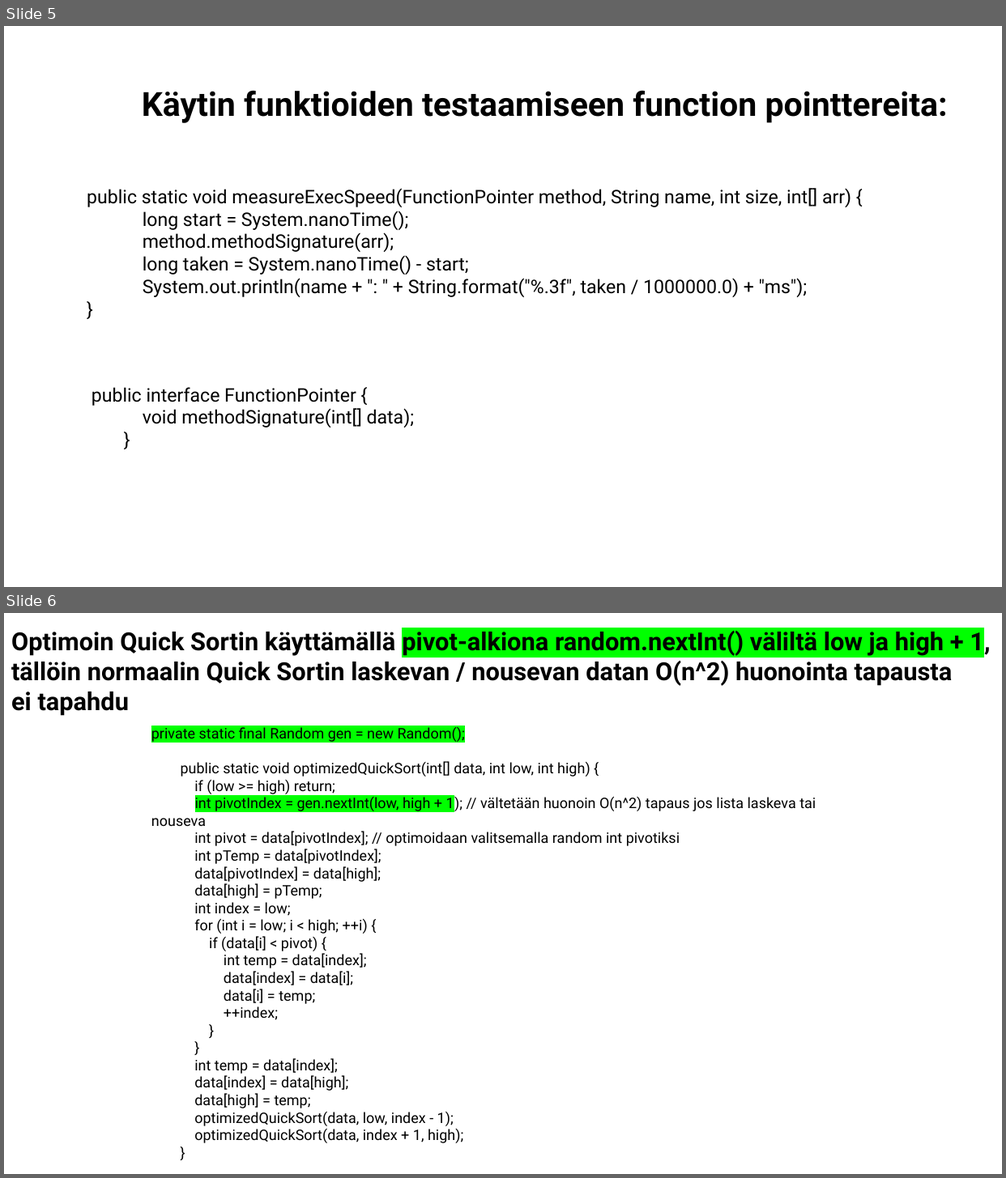
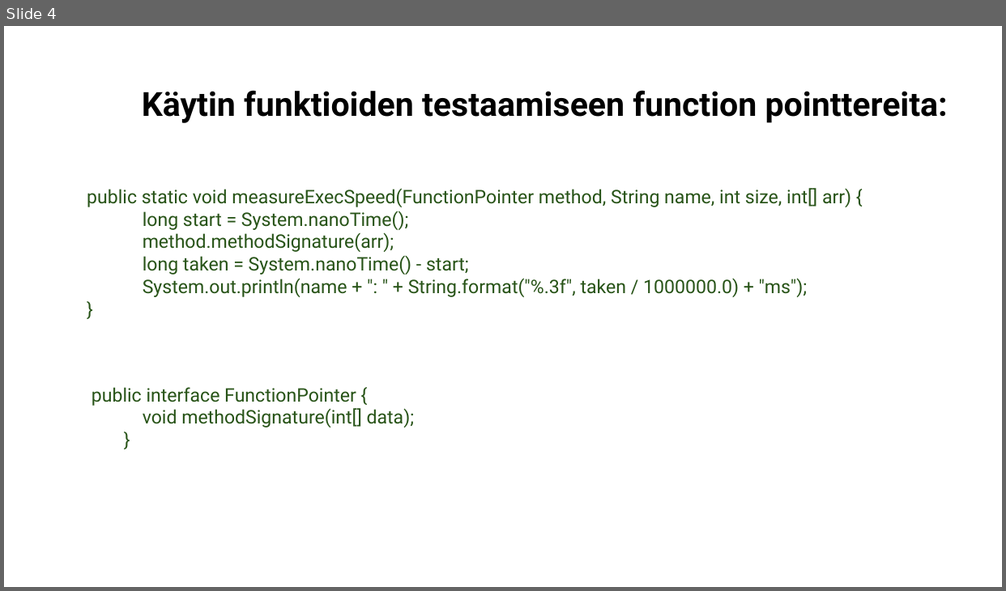
Before and after one commit to KeskinenNiilo/SortAlgorithmsJava, a slide deck: dokumentointi.pptx. Shown one above the other, each under a label of ours: slides 5 and 6 before the commit, slide 4 after it. The pictures are 1006x1178 and 1006x591 pixels, drawn with LibreOffice and Linux fonts; fonts in the diff are those of the drawing. Boxes give left, top, right and bottom in pixels: in the first picture for what was removed or moved away, otherwise in the second. Text is boxed around its words. In the diff, an @@ line names an element or a change of style, - is before the commit and + after.

Commit message:
fixed quicksort

```diff
--- a/dokumentointi.pptx
+++ b/dokumentointi.pptx
@@ slide 6 removed at [4, 613, 1002, 1174], background #FFFFFF @@
@@ text removed at [11, 628, 990, 716] @@
-Optimoin Quick Sortin käyttämällä pivot-alkiona random.nextInt() väliltä low ja high + 1,
-tällöin normaalin Quick Sortin laskevan / nousevan datan O(n^2) huonointa tapausta
-ei tapahdu
@@ text removed at [151, 727, 816, 1144] @@
-private static final Random gen = new Random();
-public static void optimizedQuickSort(int[] data, int low, int high) {
-if (low >= high) return;
-int pivotIndex = gen.nextInt(low, high + 1); // vältetään huonoin O(n^2) tapaus jos lista laskeva tai nouseva
-int pivot = data[pivotIndex]; // optimoidaan valitsemalla random int pivotiksi
-int pTemp = data[pivotIndex];
-data[pivotIndex] = data[high];
-data[high] = pTemp;
-int index = low;
-for (int i = low; i < high; ++i) {
-if (data[i] < pivot) {
-int temp = data[index];
-data[index] = data[i];
-data[i] = temp;
-++index;
-}
-}
-int temp = data[index];
-data[index] = data[high];
-data[high] = temp;
-optimizedQuickSort(data, low, index - 1);
-optimizedQuickSort(data, index + 1, high);
-}
@@ what was slide 5 is now slide 4 @@
@@ slide 4 changed as well @@
@@ text "public static void measureExecSpeed(FunctionPointer method, ..." at [87, 188, 851, 297]: text colour #000000 to #275417 @@
@@ text "public interface FunctionPointer {" at [91, 387, 415, 428]: text colour #000000 to #275417 @@
```
Also in this commit, not shown: 4 other slides changed, 2 slides added, 2 other slides removed, 1 other file.
